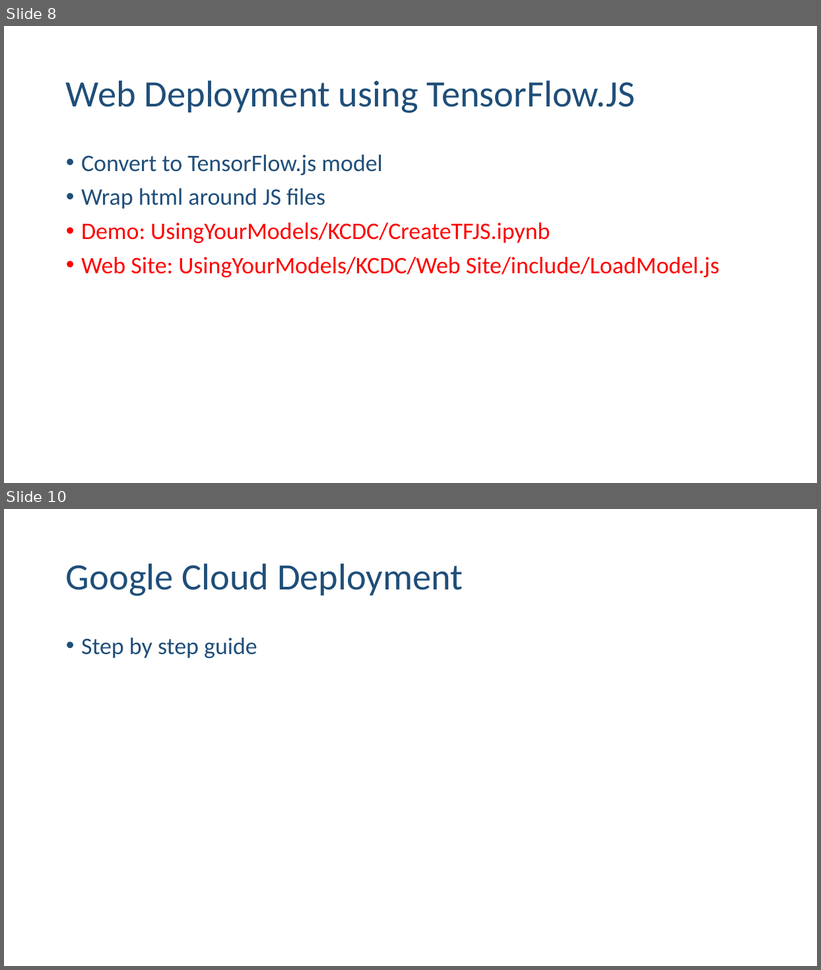
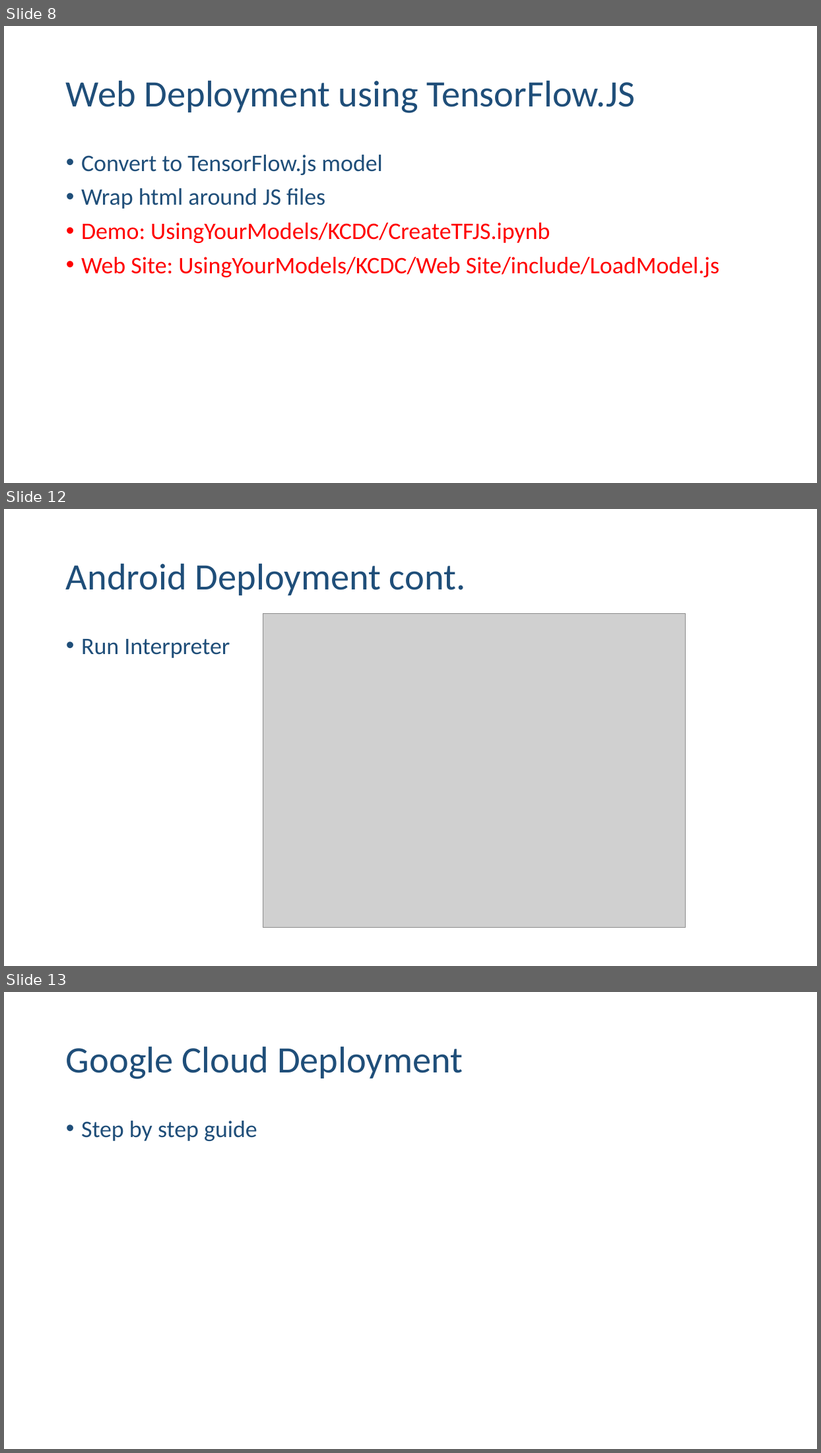
Before and after one commit to ehennis/Blog, a slide deck: UsingYourModels/DL-KCDC.pptx. Shown one above the other, each under a label of ours: slides 8 and 10 before the commit, slides 8, 12 and 13 after it; the slides between them are not shown. The pictures are 821x970 and 821x1453 pixels, drawn with LibreOffice and Linux fonts; fonts in the diff are those of the drawing; grey boxes stand for pictures. Boxes give left, top, right and bottom in pixels: in the first picture for what was removed or moved away, otherwise in the second. Text is boxed around its words. In the diff, an @@ line names an element or a change of style, - is before the commit and + after.

Commit message:
Finished Android

```diff
--- a/UsingYourModels/DL-KCDC.pptx
+++ b/UsingYourModels/DL-KCDC.pptx
@@ slide 12 added at <box>4,509,817,966</box>, background #FFFFFF @@
@@ title added at <box>66,563,465,595</box>, 44 pt, text #1F4E79 @@
+Android Deployment cont.
@@ picture added at <box>263,614,686,928</box> @@
@@ text added at <box>81,639,230,658</box>, 28 pt, text #1F4E79 @@
+• Run Interpreter
@@ what was slide 10 is now slide 13 @@
```
Also in this commit, not shown: 1 slide changed, 2 other slides added.
